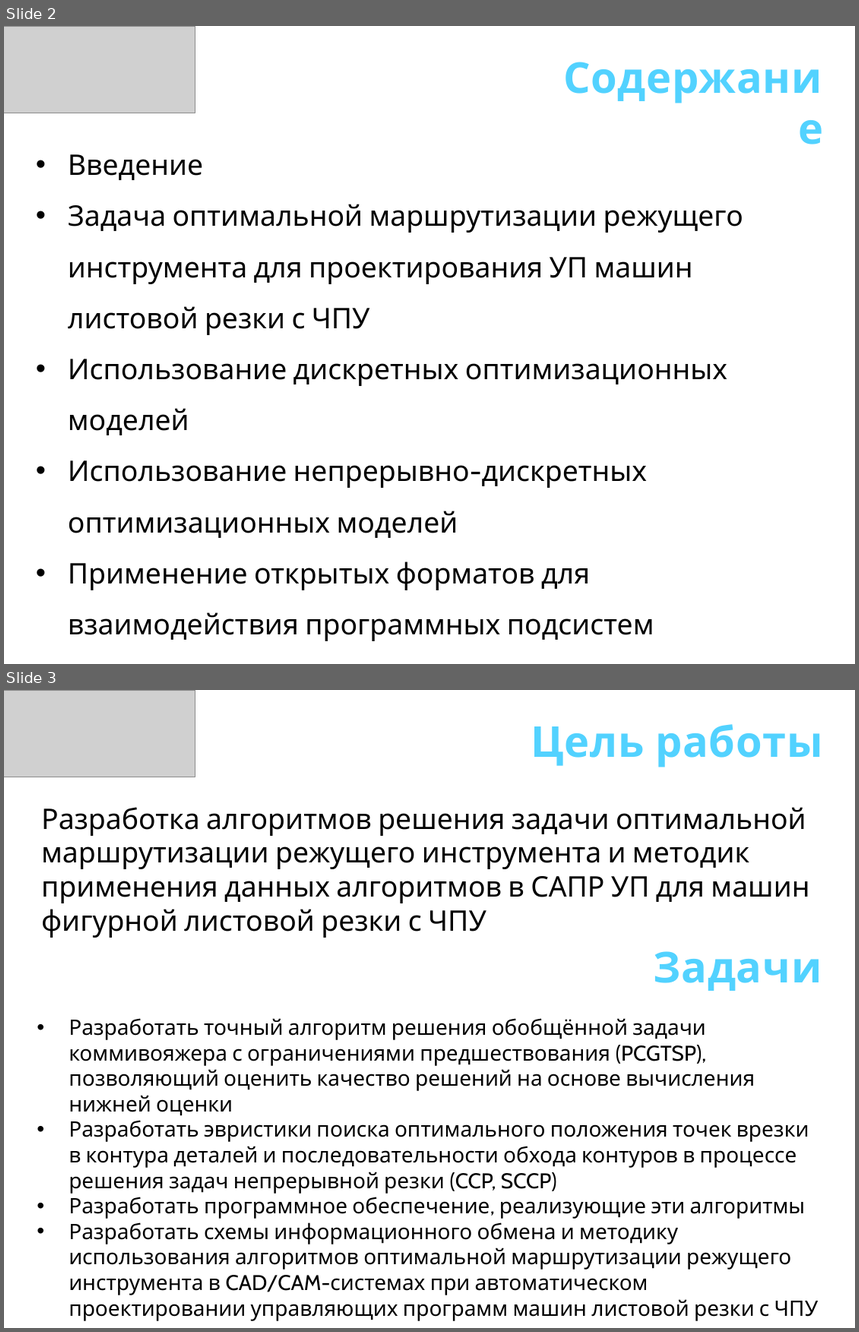
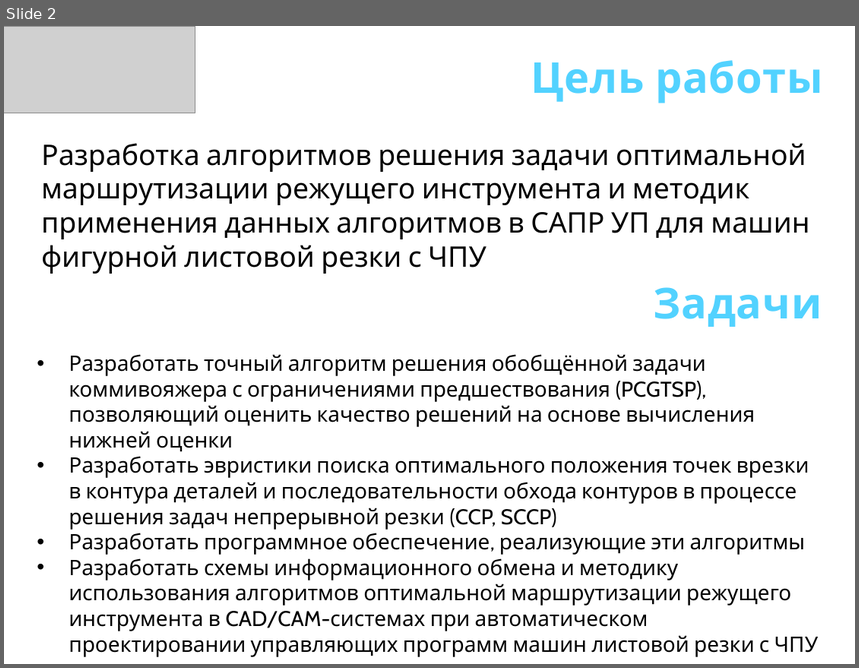
Before and after one commit to ukoloff/these, a slide deck: docx/К заседанию/30 Доклад.pptx. Shown one above the other, each under a label of ours: slides 2 and 3 before the commit, slide 2 after it. The pictures are 859x1332 and 859x668 pixels, drawn with LibreOffice and Linux fonts; fonts in the diff are those of the drawing; grey boxes stand for pictures. Boxes give left, top, right and bottom in pixels: in the first picture for what was removed or moved away, otherwise in the second. Text is boxed around its words. In the diff, an @@ line names an element or a change of style, - is before the commit and + after.

```diff
--- a/docx/К заседанию/30 Доклад.pptx
+++ b/docx/К заседанию/30 Доклад.pptx
@@ slide 2 removed at (4,26,855,664), background #FFFFFF @@
@@ picture removed at (4,26,196,113) @@
@@ text removed at (550,47,832,107) @@
-Содержание
@@ text removed at (68,154,743,642) @@
-• Введение
-• Задача оптимальной маршрутизации режущего инструмента для проектирования УП машин листовой резки с ЧПУ
-• Использование дискретных оптимизационных моделей
-• Использование непрерывно-дискретных оптимизационных моделей
-• Применение открытых форматов для взаимодействия программных подсистем
-• Заключение
@@ what was slide 3 is now slide 2 @@
```
Also in this commit, not shown: 2 slides changed.
